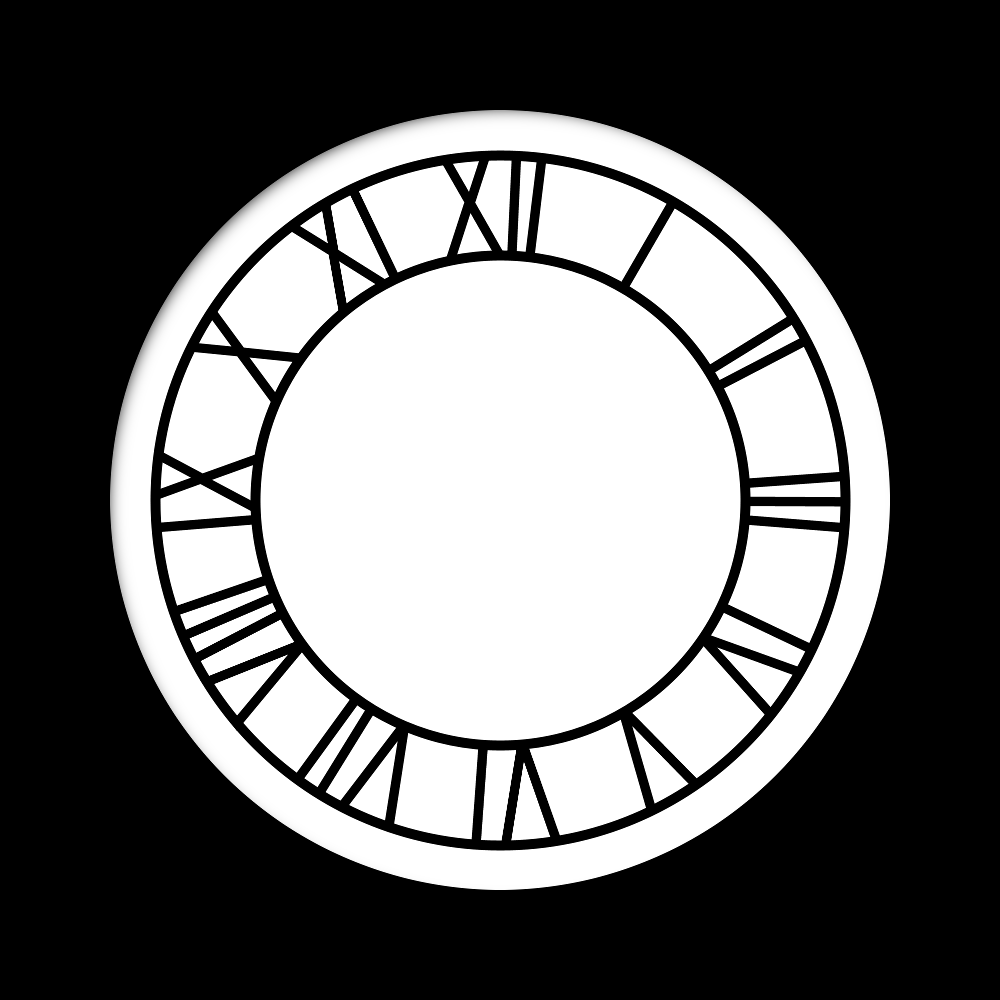
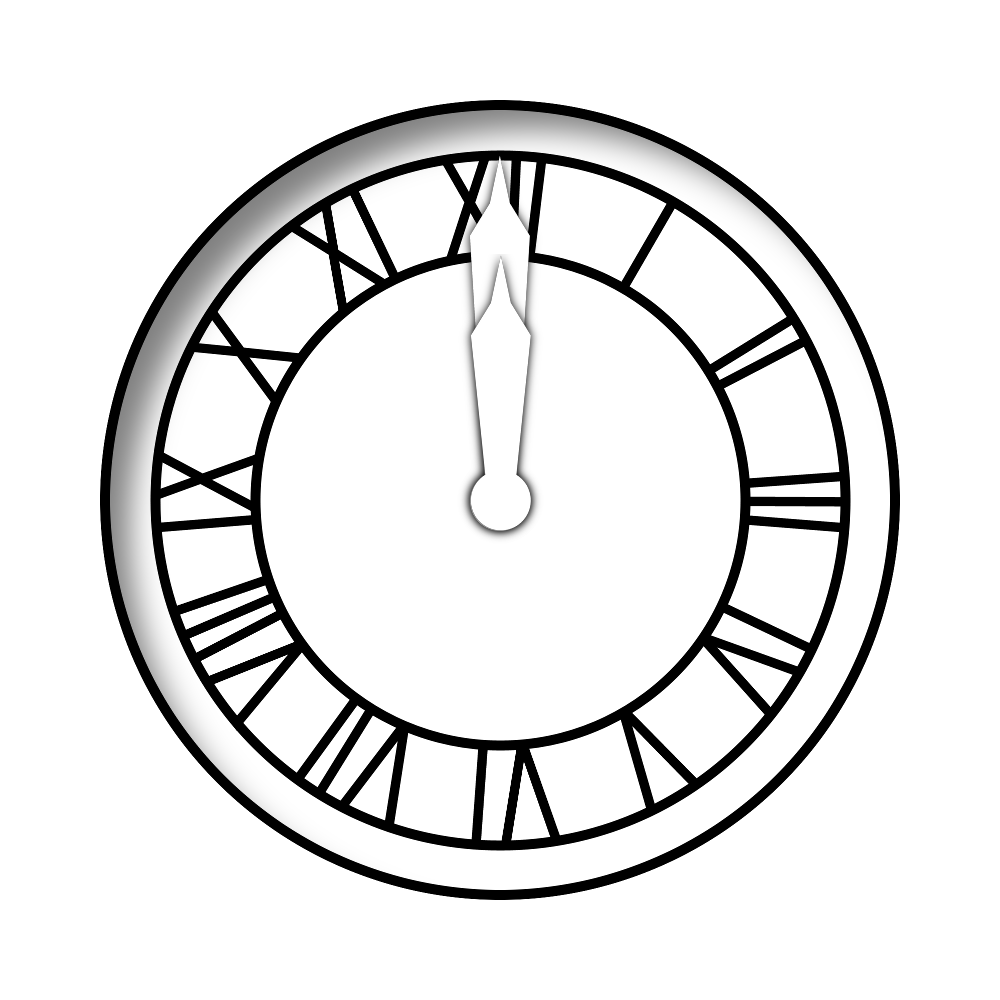
The second w=1000, h=1000 image is a revision of the first. Changes to its layers:
added group "FRAME" with 2 layers in group "BTTF" over left=100, top=100, right=900, bottom=900
renamed "CIRCLES" to "OUTER_CIRCLE", moved it into group "FRAME" over left=100, top=100, right=900, bottom=900
"INNER_SHADOW": opacity 100% → 50%, moved it into group "FRAME", painted on it, masked it over left=0, top=0, right=1000, bottom=1000
showed group "HANDS" (6 layers) over left=457, top=156, right=542, bottom=542
added layer "SMALL_HAND_WHITE" in group "HANDS" over left=470, top=255, right=531, bottom=531
showed "SMALL_HAND", painted on it over left=470, top=255, right=531, bottom=531
added layer "SMALL_HAND_SHADOW" in group "HANDS" over left=459, top=254, right=542, bottom=542
added layer "BIG_HAND_WHITE" in group "HANDS" over left=469, top=156, right=530, bottom=532
painted on "BIG_HAND" over left=469, top=156, right=530, bottom=532
added layer "BIG_HAND_SHADOW" in group "HANDS" over left=457, top=156, right=542, bottom=542
moved "NUMBERS" into group "DIAL" over left=151, top=151, right=849, bottom=850
hid "Background" over left=0, top=0, right=1000, bottom=1000
